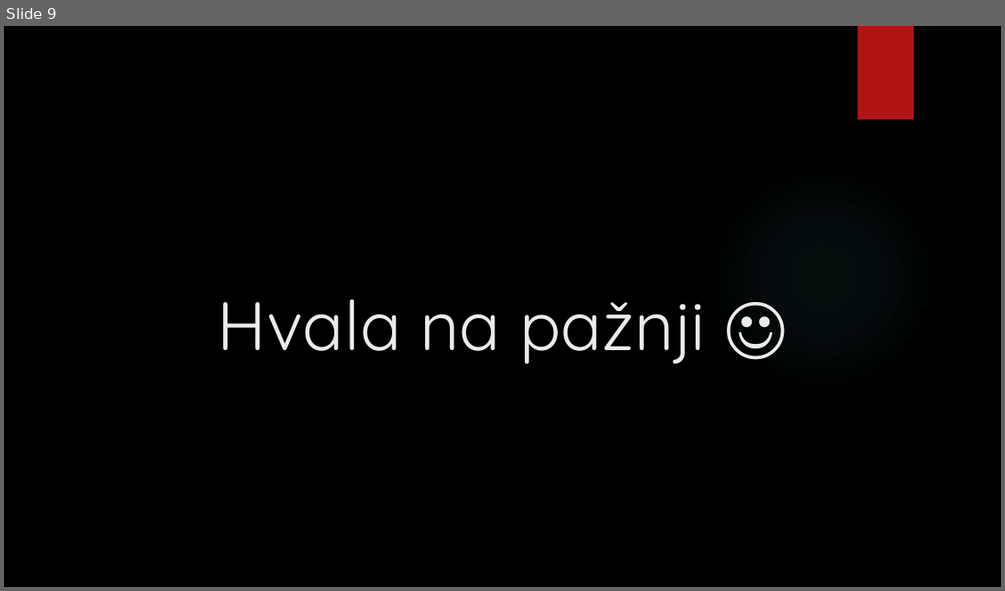
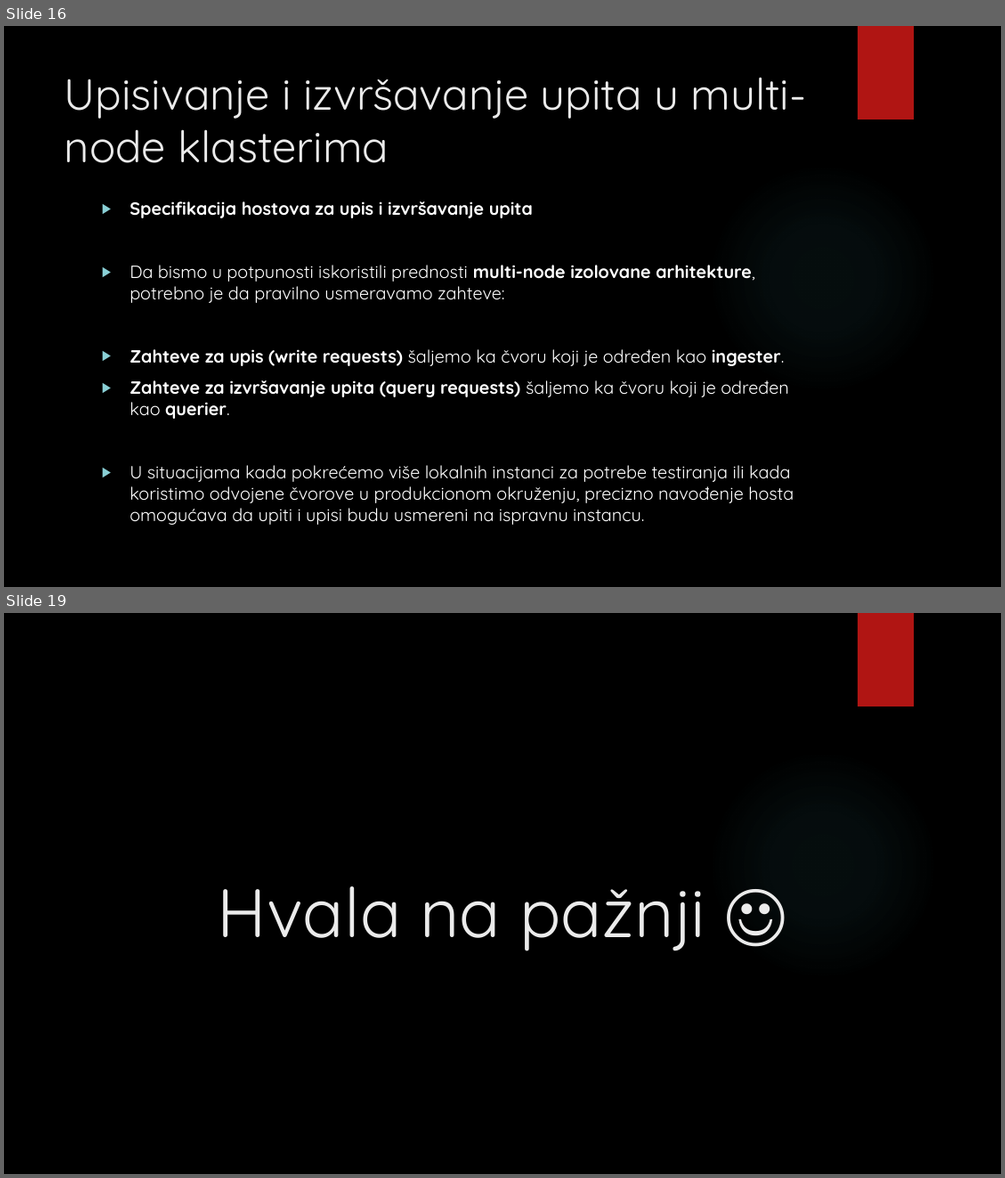
Before and after one commit to darkojotev/Database-Management-Systems, a slide deck: 3_HA/High availability rešenja kod InfluxDB baze podataka.pptx. Shown one above the other, each under a label of ours: slide 9 before the commit, slides 16 and 19 after it; the slides between them are not shown. The pictures are 1005x591 and 1005x1178 pixels, drawn with LibreOffice and Linux fonts; fonts in the diff are those of the drawing; background and template pictures are left out. Boxes give left, top, right and bottom in pixels: in the first picture for what was removed or moved away, otherwise in the second. Text is boxed around its words. In the diff, an @@ line names an element or a change of style, - is before the commit and + after.

```diff
--- a/3_HA/High availability rešenja kod InfluxDB baze podataka.pptx
+++ b/3_HA/High availability rešenja kod InfluxDB baze podataka.pptx
@@ slide 16 added at bbox=[4, 26, 1001, 587], background picture (left out); not listed: 2 template elements that a slide beside it also shows @@
@@ title added at bbox=[65, 77, 806, 163], 42 pt, text #EBEBEB @@
+Upisivanje i izvršavanje upita u multi-node klasterima
@@ text added at bbox=[129, 201, 793, 524], 17 pt, text #FFFFFF @@
+▶ Specifikacija hostova za upis i izvršavanje upita
+▶ Da bismo u potpunosti iskoristili prednosti multi-node izolovane arhitekture, potrebno je da pravilno usmeravamo zahteve:
+▶ Zahteve za upis (write requests) šaljemo ka čvoru koji je određen kao ingester.
+▶ Zahteve za izvršavanje upita (query requests) šaljemo ka čvoru koji je određen kao querier.
+▶ U situacijama kada pokrećemo više lokalnih instanci za potrebe testiranja ili kada koristimo odvojene čvorove u produkcionom okruženju, precizno navođenje hosta omogućava da upiti i upisi budu usmereni na ispravnu instancu.
@@ what was slide 9 is now slide 19 @@
```
Also in this commit, not shown: 1 slide changed, 12 other slides added, 3 slides removed, 1 other file.
